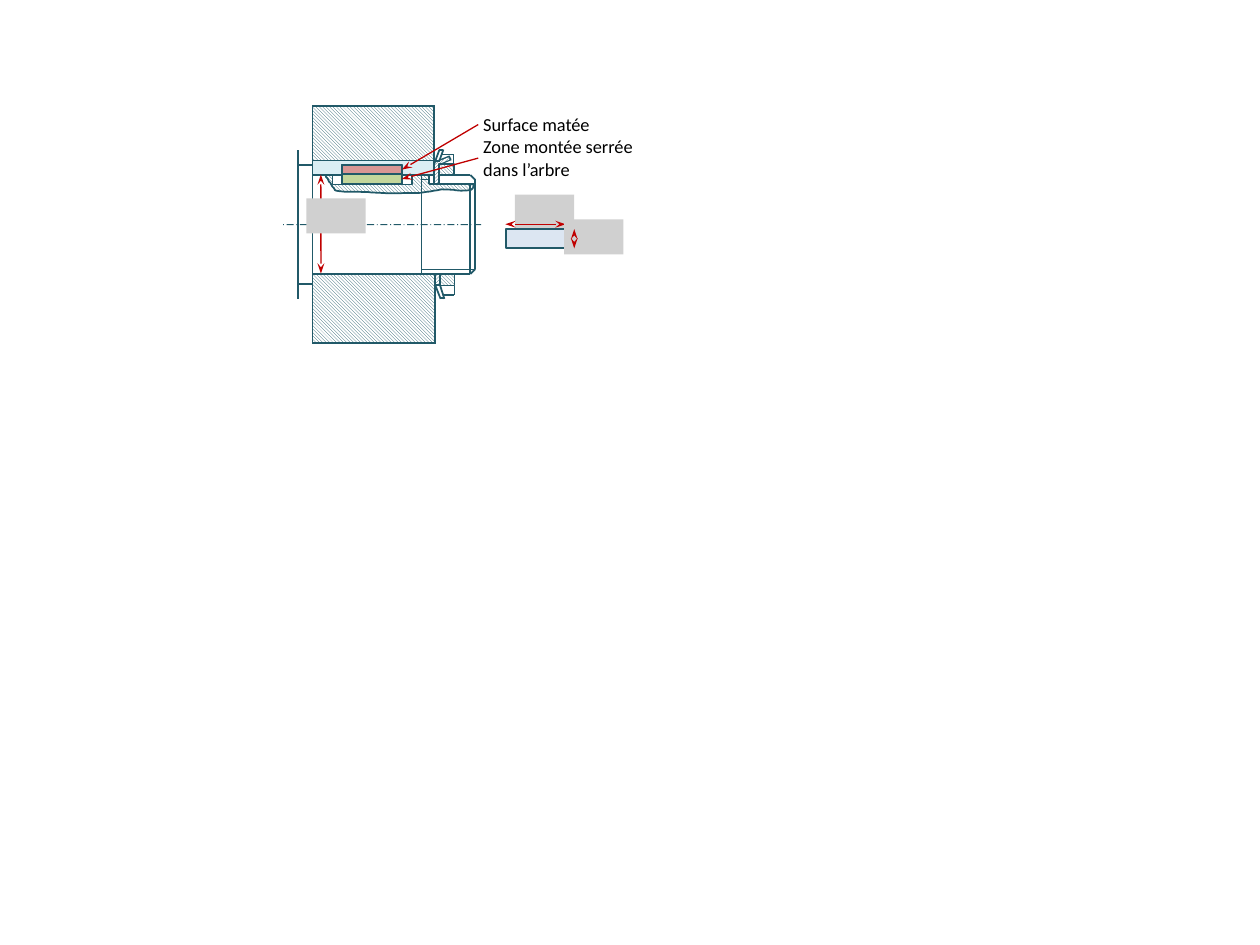
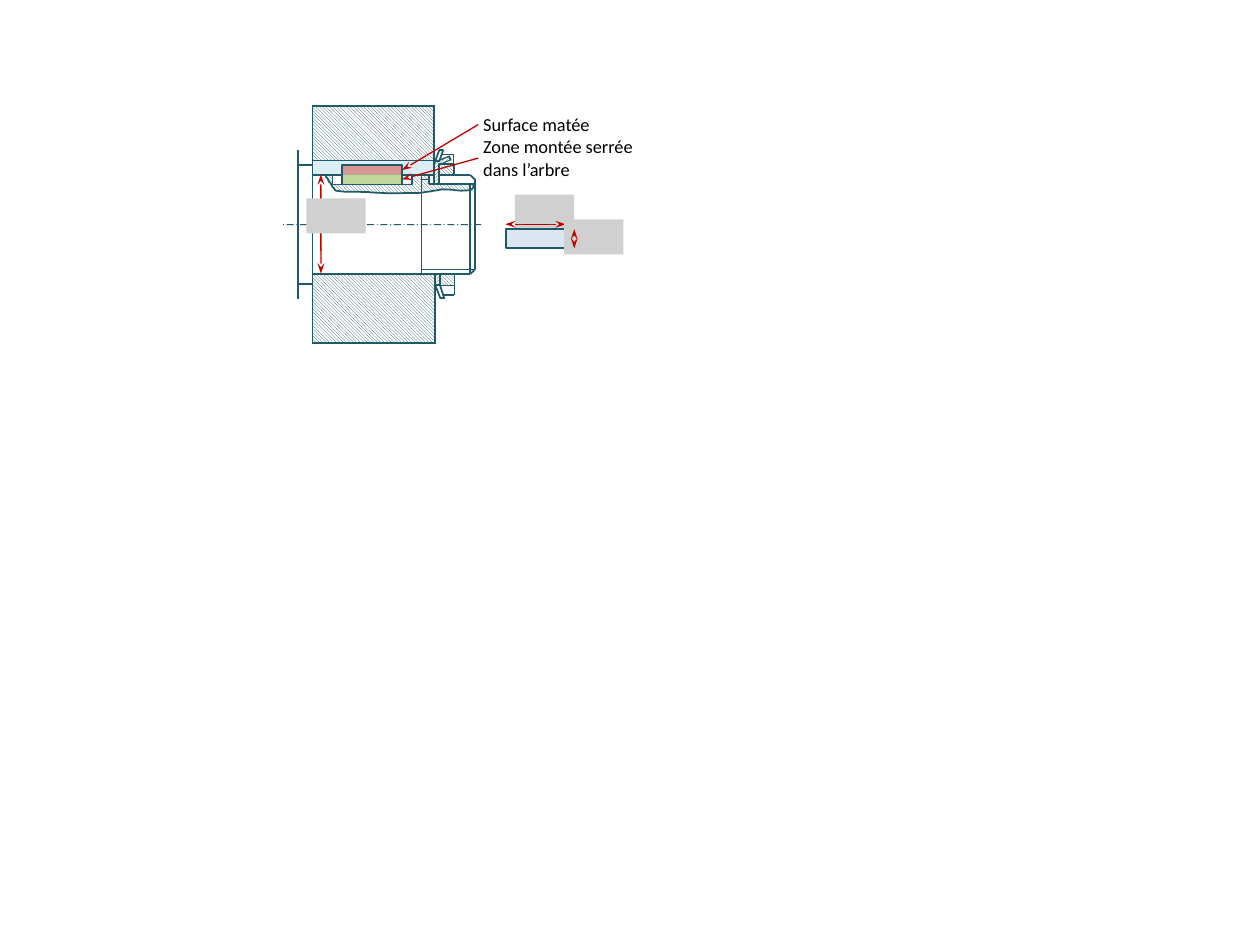
Before and after one commit to xpessoles/Cycle_Concevoir, a slide deck: slide 8 of 01_LiaisonEncastrement/Cours/Figures/Figures.pptx. Drawn at 1260x945 pixels with LibreOffice and Linux fonts; fonts in the diff are those of the drawing; grey boxes stand for pictures. Boxes give left, top, right and bottom in pixels: in the first picture for what was removed or moved away, otherwise in the second. Text is boxed around its words. In the diff, an @@ line names an element or a change of style, - is before the commit and + after.

```diff
--- a/01_LiaisonEncastrement/Cours/Figures/Figures.pptx
+++ b/01_LiaisonEncastrement/Cours/Figures/Figures.pptx
@@ rectangle at [343,165,402,185]: fill #FFFFFF to none @@
@@ rectangle at [343,166,402,175]: outline #215968 1 pt to none @@
@@ rectangle at [343,174,402,184]: outline #215968 1 pt to none @@
```
Also in this commit, not shown: 1 slide added, 1 other file.
